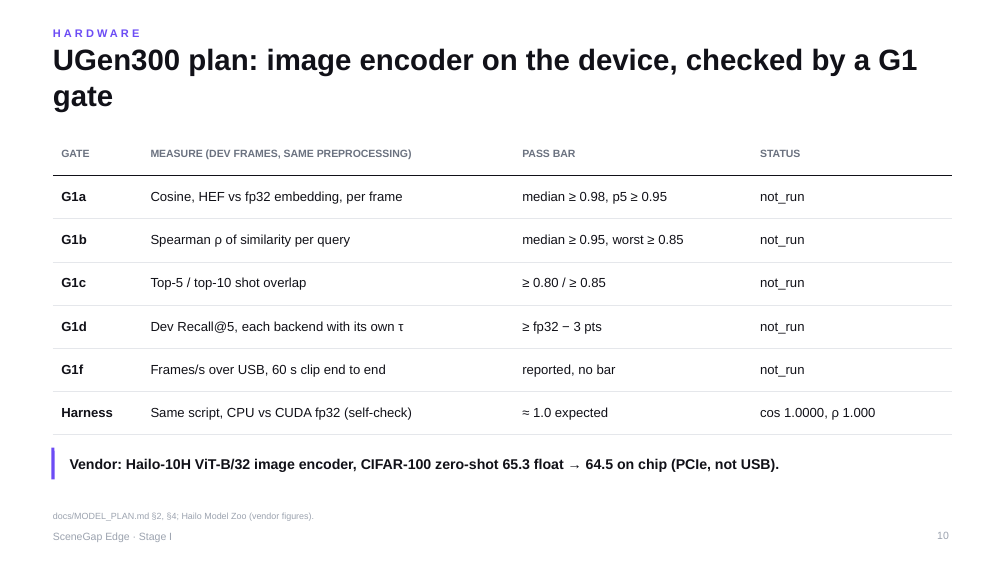
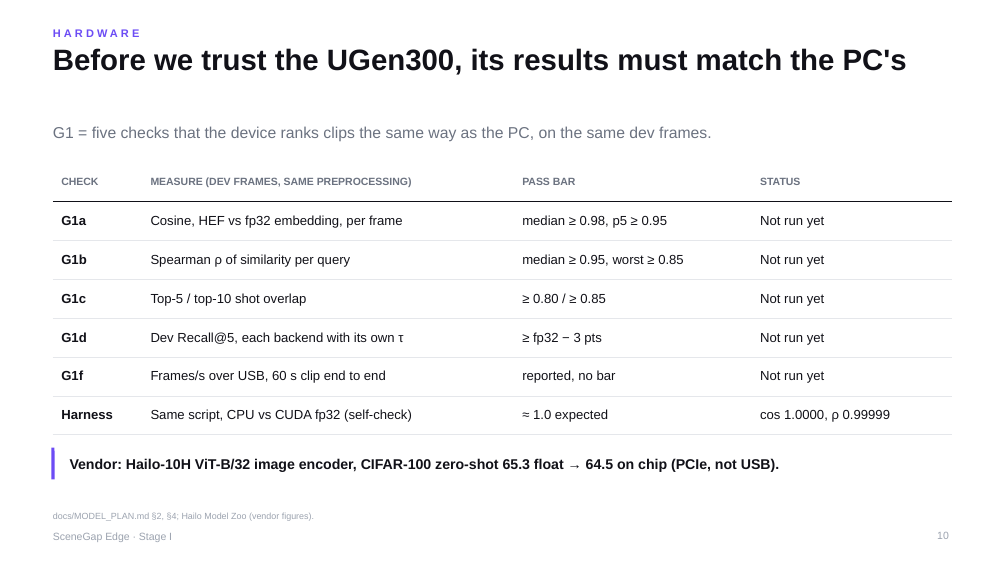
Before and after one commit to yu9bryan/scenegap-edge, a slide deck: slide 10 of docs/deck/SceneGapEdge_StageI_Proposal.pptx. Drawn at 1008x567 pixels with LibreOffice and Linux fonts; fonts in the diff are those of the drawing. Boxes give left, top, right and bottom in pixels: in the first picture for what was removed or moved away, otherwise in the second. Text is boxed around its words. In the diff, an @@ line names an element or a change of style, - is before the commit and + after.

```diff
--- a/docs/deck/SceneGapEdge_StageI_Proposal.pptx
+++ b/docs/deck/SceneGapEdge_StageI_Proposal.pptx
@@ title at (53,48,907,75): text changed @@
-UGen300 plan: image encoder on the device, checked by a G1 gate
+Before we trust the UGen300, its results must match the PC's
@@ text added at (53,126,711,141), 15 pt, text #6B7280 @@
+G1 = five checks that the device ranks clips the same way as the PC, on the same dev frames.
@@ table at (53,163,954,426) @@
-row 1, column 1: GATE
+row 1, column 1: CHECK
-row 2, column 4: not_run
+row 2, column 4: Not run yet
-row 3, column 4: not_run
+row 3, column 4: Not run yet
-row 4, column 4: not_run
+row 4, column 4: Not run yet
-row 5, column 4: not_run
+row 5, column 4: Not run yet
-row 6, column 4: not_run
+row 6, column 4: Not run yet
-row 7, column 4: cos 1.0000, ρ 1.000
+row 7, column 4: cos 1.0000, ρ 0.99999
@@ table: place and size @@
-table at (53,132,954,424)
+table at (53,163,954,426)
```
Also in this commit, not shown: 22 other slides changed, 1 slide added, 3 other files.
